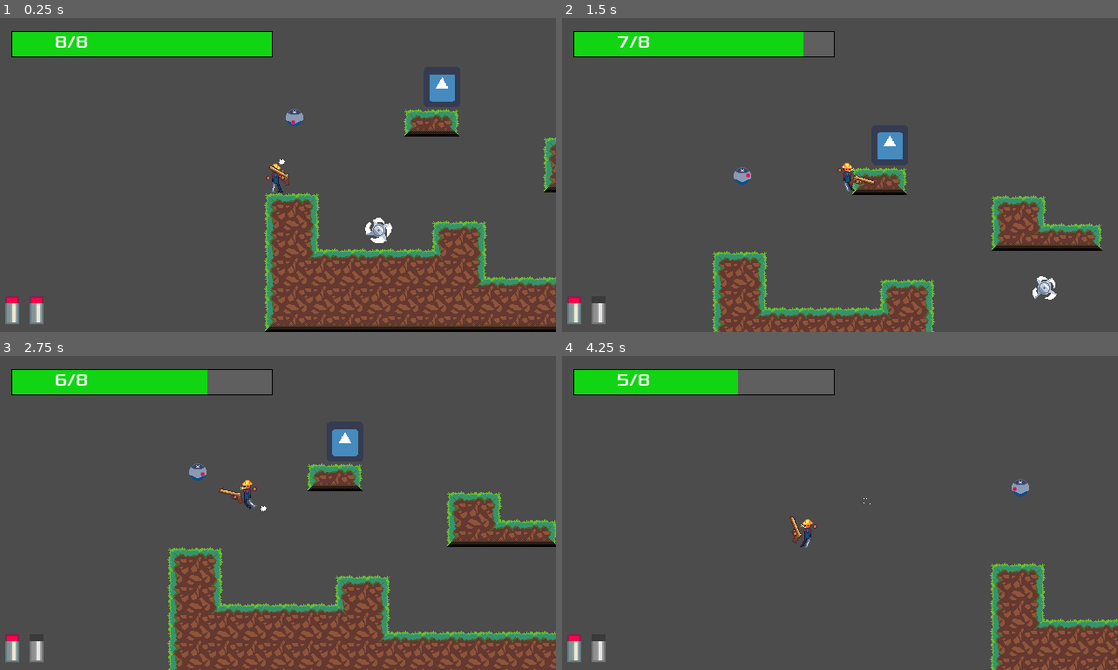
Above: before the commit, frames 1-4 (two rows, left to right).
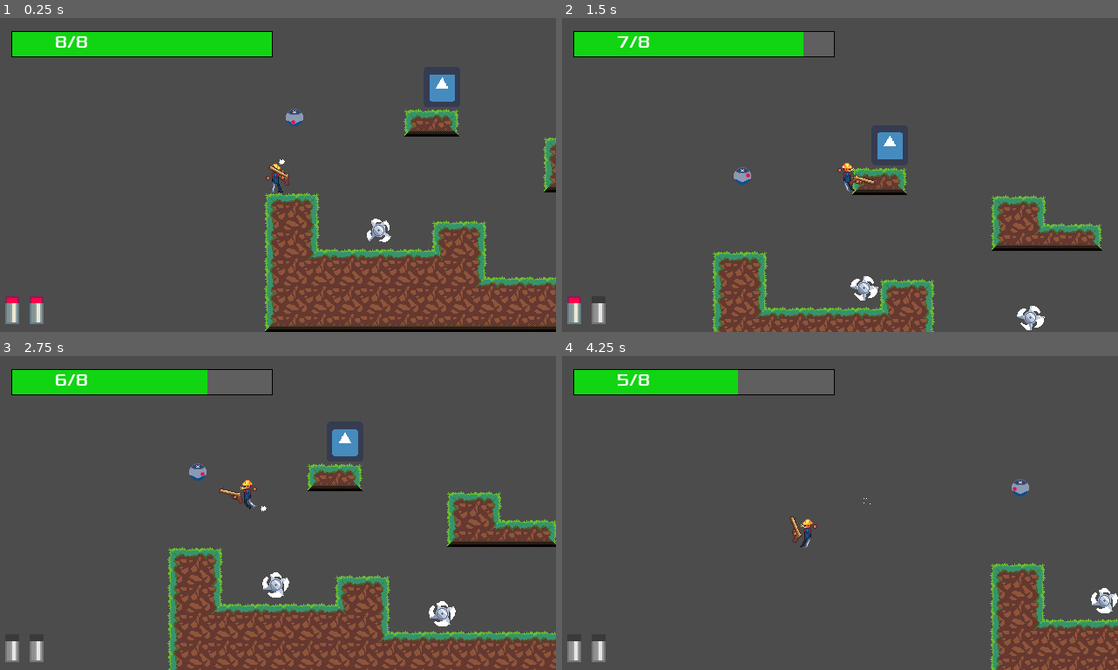
Above: after the commit, the same moments.

Repository: JamesDSource/Cyber-Gunslinger
Game: Godot game, scene res://Game/Level2.tscn
Two runs of this game, one before a commit and one after it. Both use one fixed random seed, a clock stepped at 60 frames per second and the inputs below. This scene is started directly instead of the project's main scene. The engine's default icon, where the game draws it, is replaced by a stand-in: a white triangle on a blue panel in a dark square.
Inputs (mouse positions are in pixels of both pictures, inside the frame that each line leads up to):
- Up to frame 1 (0.25 s): no input
- Up to frame 2 (1.5 s): move the mouse to (812, 237) at 0.52 s; hold Right (Right) from 0.53 s (still down); click (812, 237) at 0.6 s; tap W (Jump) at 0.77, 0.8, 1.07, 1.35 s; move the mouse to (1006, 222) at 1.27 s
- Up to frame 3 (2.75 s): tap W (Jump) at 1.52, 1.82, 2.3 s; click (444, 560) at 1.55 s; move the mouse to (111, 465) at 2.02 s; release Right (Right) at 2.03 s; hold Left (Left) from 2.03 s (still down); click (111, 465) at 2.1 s
- Up to frame 4 (4.25 s): keep holding Left (Left); move the mouse to (867, 513) at 2.77 s; click (867, 513) at 2.85 s; tap W (Jump) at 3.02, 3.32, 3.6, 3.77, 4.07 s; move the mouse to (756, 434) at 3.52 s

The runs differ from the first frame. In frame 1, 0.2% of the frame differs, in the area x 65-71%, y 63-72%; in frame 2, 0.6%, in the area x 51-90%, y 82-100%; in frame 3, 0.5%; in frame 4, 0.3%.

Commit message:
commit_12/5/2020

Diff:
--- a/Player/Player.gd
+++ b/Player/Player.gd
@@ -20,6 +20,15 @@
 var iframes = 1
 var iframes_remaing = 0
 
+var can_move = true
+
+enum PLAYERSTATE {
+	FREE,
+	RELOAD,
+	DEAD
+}
+var state = PLAYERSTATE.FREE
+
 func damage(hp_damage):
 	if iframes_remaing <= 0:
 		hp = max(hp - hp_damage, 0)
@@ -39,61 +48,66 @@
 		$AnimationPlayer.play(animation)
 		animationSet = animation
 
-	var gun_angle = rad2deg($Sprite/GunPosition.global_position.angle_to_point(get_global_mouse_position())) + 180
-	$Sprite/GunPosition.scale.y = -1 if gun_angle > 90 && gun_angle < 270 else 1
-	$Sprite/GunPosition.scale.y *= $Sprite.scale.x
-	$Sprite/GunPosition.look_at(get_global_mouse_position())
+	match(state):
+		PLAYERSTATE.FREE:
+			can_move = true
+			rotate_gun()
+			if Input.is_action_just_pressed("Shoot") && can_shoot && bullets_remaining > 0:
+				$Sprite/GunPosition/AnimationPlayer.play("Shoot")
 
-	if Input.is_action_just_pressed("Shoot") && can_shoot && bullets_remaining > 0:
-		$Sprite/GunPosition/AnimationPlayer.play("Shoot")
+				var bullet_instance = bullet.instance()
+				bullet_instance.direction = $Sprite/GunPosition/ShootPosition.global_position.direction_to(get_global_mouse_position())
+				get_tree().root.add_child(bullet_instance)
+				bullet_instance.global_position = $Sprite/GunPosition/ShootPosition.global_position
 
-		var bullet_instance = bullet.instance()
-		bullet_instance.direction = $Sprite/GunPosition/ShootPosition.global_position.direction_to(get_global_mouse_position())
-		get_tree().root.add_child(bullet_instance)
-		bullet_instance.global_position = $Sprite/GunPosition/ShootPosition.global_position
+				$Sprite/GunPosition/ShootPosition/AudioStreamPlayer2D.play()
 
-		$Sprite/GunPosition/ShootPosition/AudioStreamPlayer2D.play()
+				bullets_remaining -= 1
+				if bullets_remaining == 0:
+					state = PLAYERSTATE.RELOAD
 
-		bullets_remaining -= 1
-		if bullets_remaining == 0:
-			$ReloadTimer.start()
+				can_shoot = false
+				$ShootTimer.start()
 
-		can_shoot = false
-		$ShootTimer.start()
+			#This is meant to manually start a reload, but it doesn't seem to work properly.
+			if Input.is_action_just_pressed("Reload"):
+				state = PLAYERSTATE.RELOAD
 
-	#This is meant to manually start a reload, but it doesn't seem to work properly.
-	if Input.is_action_pressed("Reload"):
-		can_shoot = false
-		$ShootTimer.start()
-		reload()
+		PLAYERSTATE.RELOAD:
+			can_move = true
+			rotate_gun()
+
+		PLAYERSTATE.DEAD:
+			can_move = false
 
 func _physics_process(delta):
 	motion.y += GRAVITY
 
-	if Input.is_action_pressed("Left"):
-		motion.x = -SPEED
-		$Sprite.scale.x = -1
-	elif Input.is_action_pressed("Right"):
-		motion.x = SPEED
-		$Sprite.scale.x = 1
-	else:
-		motion.x = 0
+	if(can_move):
+		if Input.is_action_pressed("Left"):
+			motion.x = -SPEED
+			$Sprite.scale.x = -1
+		elif Input.is_action_pressed("Right"):
+			motion.x = SPEED
+			$Sprite.scale.x = 1
+		else:
+			motion.x = 0
 
-	if is_on_floor():
-		jump_buffer = 0.2
-		if motion.x == 0:
-			animation = "Idle"
+		if is_on_floor():
+			jump_buffer = 0.2
+			if motion.x == 0:
+				animation = "Idle"
+			else:
+				animation = "Run"
 		else:
-			animation = "Run"
-	else:
-		jump_buffer -= delta
-		if motion.y > 0:
-			animation = "Fall"
-		else:
-			animation = "Jump"
+			jump_buffer -= delta
+			if motion.y > 0:
+				animation = "Fall"
+			else:
+				animation = "Jump"
 
-	if Input.is_action_just_pressed("Jump") && jump_buffer > 0:
-			motion.y = JUMP
+		if Input.is_action_just_pressed("Jump") && jump_buffer > 0:
+				motion.y = JUMP
 
 	motion = move_and_slide(motion, Vector2.UP)
 
@@ -112,6 +126,12 @@
 
 
 
+func rotate_gun():
+	var gun_angle = rad2deg($Sprite/GunPosition.global_position.angle_to_point(get_global_mouse_position())) + 180
+	$Sprite/GunPosition.scale.y = -1 if gun_angle > 90 && gun_angle < 270 else 1
+	$Sprite/GunPosition.scale.y *= $Sprite.scale.x
+	$Sprite/GunPosition.look_at(get_global_mouse_position())
+
 
 func _on_ReloadTimer_timeout():
 	reload()
--- a/sawblade/sawblade.tscn
+++ b/sawblade/sawblade.tscn
@@ -31,10 +31,11 @@
 
 [node name="AnimatedSprite" type="AnimatedSprite" parent="."]
 frames = SubResource( 4 )
-frame = 2
 playing = true
 
 [node name="RayCast2D" type="RayCast2D" parent="."]
+enabled = true
+cast_to = Vector2( 20, 0 )
 
 [node name="Hitbox" type="Area2D" parent="."]
 
